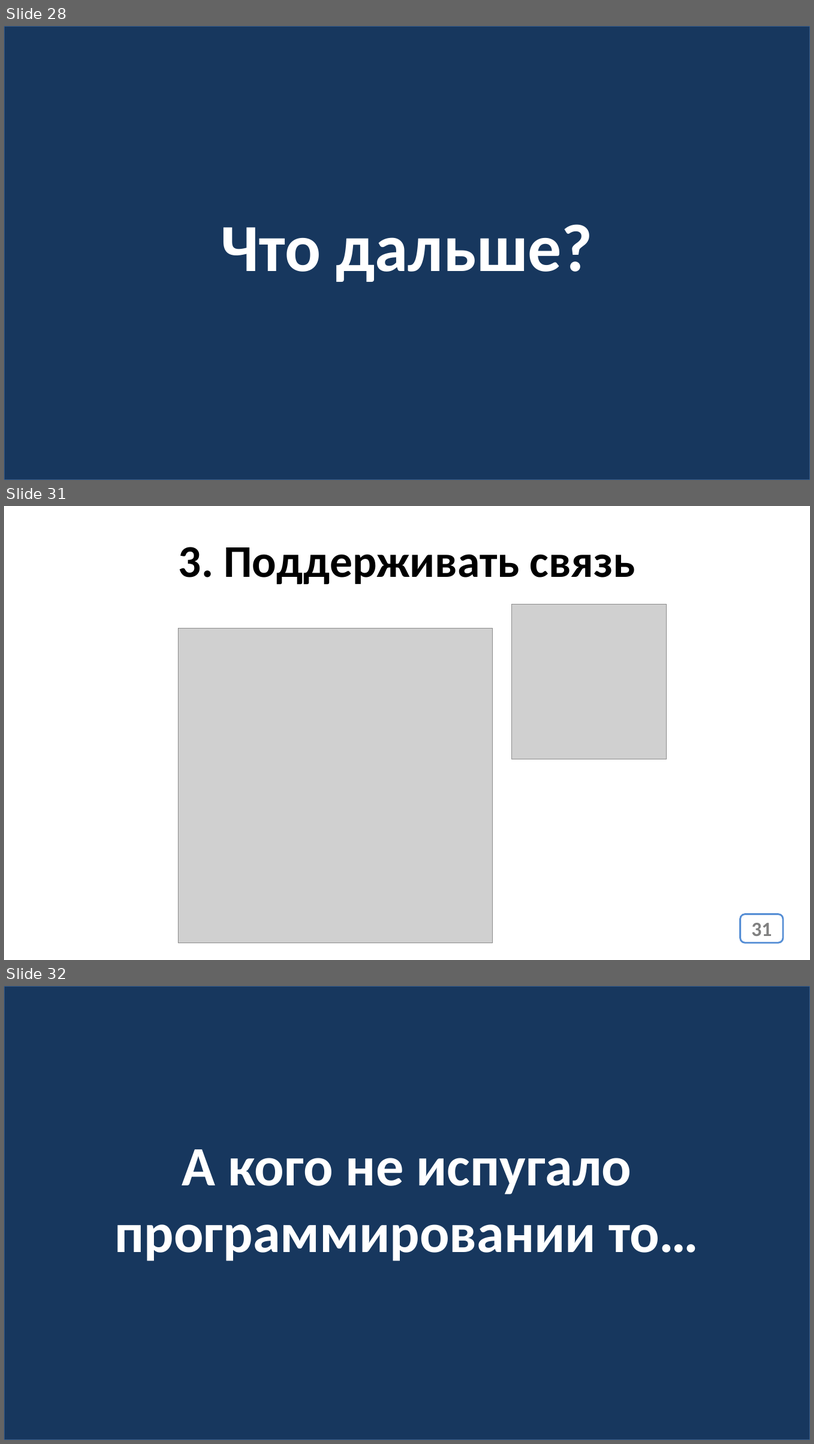
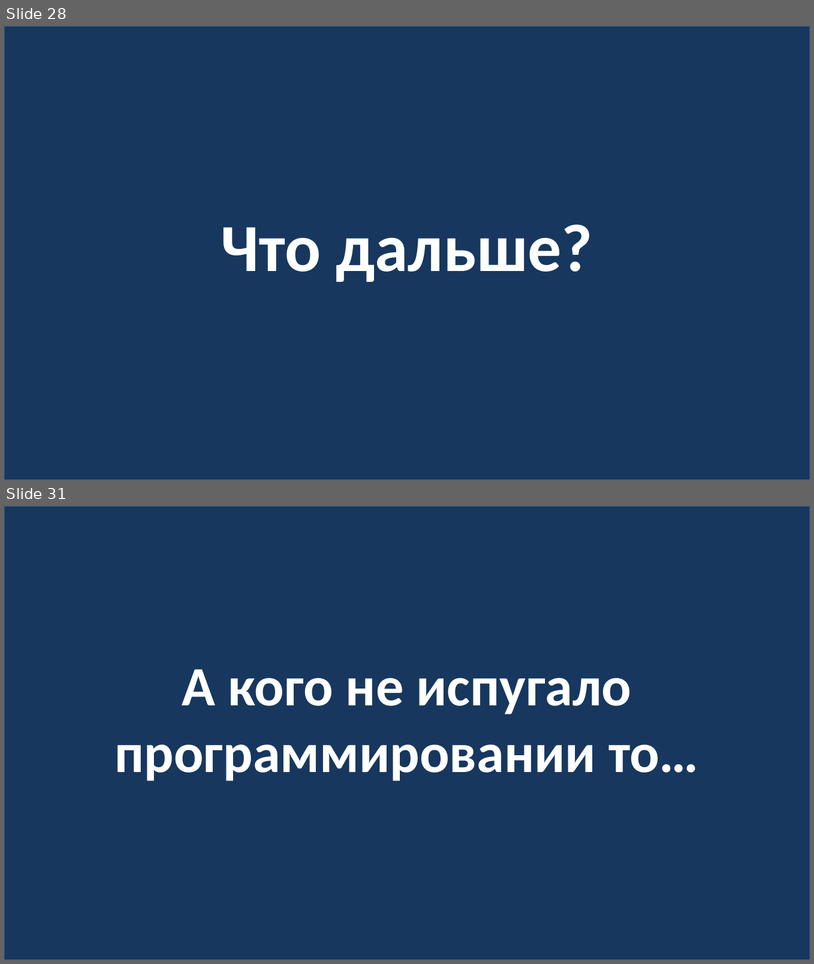
Before and after one commit to web42-ortdnipro/lesson24, a slide deck: lesson24.pptx. Shown one above the other, each under a label of ours: slides 28, 31 and 32 before the commit, slides 28 and 31 after it; the slides between them are not shown. The pictures are 814x1444 and 814x964 pixels, drawn with LibreOffice and Linux fonts; fonts in the diff are those of the drawing; grey boxes stand for pictures. Boxes give left, top, right and bottom in pixels: in the first picture for what was removed or moved away, otherwise in the second. Text is boxed around its words. In the diff, an @@ line names an element or a change of style, - is before the commit and + after.

```diff
--- a/lesson24.pptx
+++ b/lesson24.pptx
@@ slide 31 removed at box(4, 506, 810, 960), background #FFFFFF @@
@@ text removed at box(179, 547, 636, 585) @@
-3. Поддерживать связь
@@ picture removed at box(512, 604, 667, 759) @@
@@ picture removed at box(179, 628, 494, 943) @@
@@ page number removed at box(741, 914, 784, 942) @@
-31
@@ what was slide 32 is now slide 31 @@
```
Also in this commit, not shown: 2 slides changed, 1 other file.
